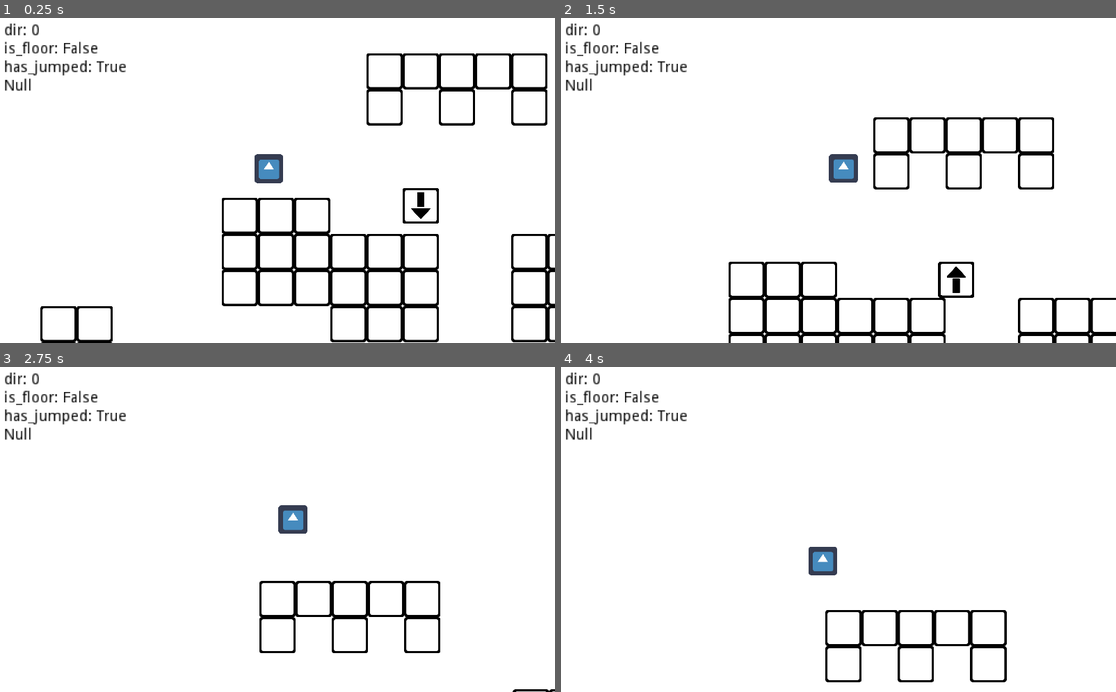
Above: before the commit, frames 1-4 (two rows, left to right).
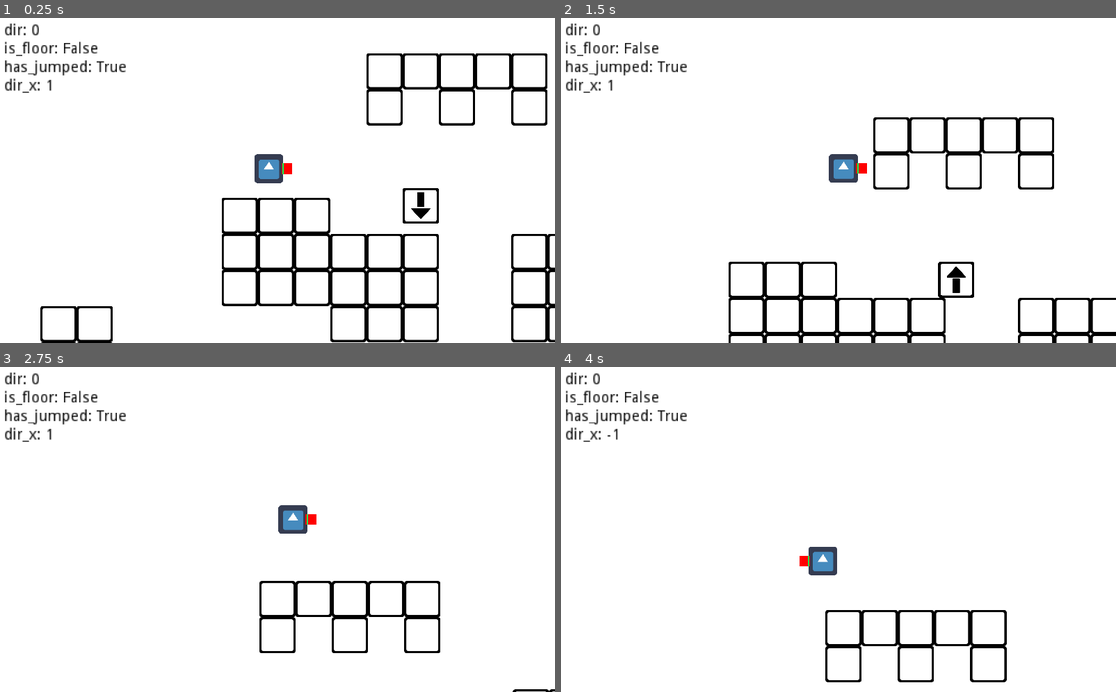
Above: after the commit, the same moments.

Repository: HarmonyHoney/ROTA
Game: Godot game, scene res://src/Node2D.tscn
The game is run twice, just before and just after one commit, with the same random seed, the same clock (stepped at 60 frames per second) and the same inputs. The engine's default icon, where the game draws it, is replaced by a stand-in: a white triangle on a blue panel in a dark square.
Inputs:
- Up to frame 1 (0.25 s): no input
- Up to frame 2 (1.5 s): tap Enter at 0.5 s; hold Right (right) 0.53-1.28 s; tap C (action, bound only after the commit) at 0.6 s; tap X (jump) at 0.77, 1.07 s; tap Q at 0.8, 1.35 s; hold Down (down) from 1.28 s (still down)
- Up to frame 3 (2.75 s): tap X (jump) at 1.52, 1.82, 2.3 s; tap E at 1.55, 2.1 s; release Down (down) at 2.03 s; hold Right (right) from 2.03 s (still down)
- Up to frame 4 (4 s): release Right (right) at 2.78 s; hold Up (up) 2.78-3.53 s; tap X (jump) at 2.85, 3.02, 3.32, 3.77 s; tap C (action, bound only after the commit) at 3.05, 3.6 s; hold Left (left) from 3.53 s (still down); tap Q at 3.8 s

The runs differ from the first frame. In frame 1, 0.2% of the frame differs, in the area x 0-53%, y 18-49%; in frame 2, 0.2%; in frame 3, 0.2%; in frame 4, 0.2%.

Commit message:
hit & push boxes!(: also stepify the position of the box to keep it on the grid!^.^

Diff:
--- a/project.godot
+++ b/project.godot
@@ -7,6 +7,22 @@
 ;   param=value ; assign values to parameters
 
 config_version=4
+
+_global_script_classes=[ {
+"base": "KinematicBody2D",
+"class": "Box",
+"language": "GDScript",
+"path": "res://src/Box.gd"
+}, {
+"base": "KinematicBody2D",
+"class": "Player",
+"language": "GDScript",
+"path": "res://src/Player.gd"
+} ]
+_global_script_class_icons={
+"Box": "",
+"Player": ""
+}
 
 [application]
 
@@ -65,6 +81,12 @@
 , Object(InputEventKey,"resource_local_to_scene":false,"resource_name":"","device":0,"alt":false,"shift":false,"control":false,"meta":false,"command":false,"pressed":false,"scancode":32,"unicode":0,"echo":false,"script":null)
  ]
 }
+action={
+"deadzone": 0.5,
+"events": [ Object(InputEventKey,"resource_local_to_scene":false,"resource_name":"","device":0,"alt":false,"shift":false,"control":false,"meta":false,"command":false,"pressed":false,"scancode":67,"unicode":0,"echo":false,"script":null)
+, Object(InputEventKey,"resource_local_to_scene":false,"resource_name":"","device":0,"alt":false,"shift":false,"control":false,"meta":false,"command":false,"pressed":false,"scancode":75,"unicode":0,"echo":false,"script":null)
+ ]
+}
 reset={
 "deadzone": 0.5,
 "events": [ Object(InputEventKey,"resource_local_to_scene":false,"resource_name":"","device":0,"alt":false,"shift":false,"control":false,"meta":false,"command":false,"pressed":false,"scancode":82,"unicode":0,"echo":false,"script":null)
--- a/src/Box.gd
+++ b/src/Box.gd
@@ -1,6 +1,7 @@
 extends KinematicBody2D
+class_name Box
 
-export var dir := 0 setget _set_dir
+export var dir := 0 setget set_dir
 
 onready var sprite : Sprite = $Sprite
 onready var collision_shape : CollisionShape2D = $CollisionShape2D
@@ -10,6 +11,8 @@
 
 var move_clock := 0.0
 export var move_time := 0.4
+onready var last_pos := position
+var next_move := Vector2.ZERO
 
 var can_move := true
 
@@ -21,7 +24,7 @@
 func rot(arg : Vector2, backwards := false):
 	return arg.rotated(deg2rad((-dir if backwards else dir) * 90))
 
-func _set_dir(arg):
+func set_dir(arg):
 	if arg > 3: dir = 0
 	elif arg < 0: dir = 3
 	else: dir = arg
@@ -31,35 +34,51 @@
 func _input(event):
 	if event is InputEventKey and event.pressed:
 		if event.scancode == KEY_Q:
-			_set_dir(dir - 1)
+			set_dir(dir - 1)
 		elif event.scancode == KEY_E:
-			_set_dir(dir + 1)
+			set_dir(dir + 1)
+
+func push(right := false):
+	move(Vector2(1 if right else -1, 0))
+
+func move(vector := Vector2.ZERO):
+	shrink_shape()
+	move_and_collide(rot(vector) * tile)
+
+	# keep box on grid (:
+	var step = Vector2(stepify(position.x, 50), stepify(position.y, 50)) - position
+	print("box step: ", step)
+	if step != Vector2.ZERO:
+		move_and_collide(step)
+
+	sprite.position -= position - last_pos
+	shrink_shape(false)
+
+	for i in standing_area.get_overlapping_bodies():
+		if i.is_in_group("player"):
+			i.has_jumped = true
+			break
+
+	print("box.position: ", position)
+
+func shrink_shape(shrink := true):
+	collision_shape.shape.extents = Vector2(49, 49) if shrink else Vector2(50, 50)
 
 func _physics_process(delta):
 	if Engine.editor_hint: return
-	var last_pos = position
-
-	collision_shape.shape.extents = Vector2(49, 49)
+	last_pos = position
 
 	# on floor
+	shrink_shape()
 	is_floor = test_move(transform, rot(Vector2(0, tile)))
+	shrink_shape(false)
 
-	# move
+	# move down
 	if !is_floor:
 		move_clock -= delta
 		if move_clock < 0:
 			move_clock = move_time
-			move_and_collide(rot(Vector2(0, tile)))
-			sprite.position -= position - last_pos
-
-			for i in standing_area.get_overlapping_bodies():
-				if i.is_in_group("player"):
-					i.has_jumped = true
-
-	collision_shape.shape.extents = Vector2(50, 50)
+			move(Vector2(0, 1))
 
 	# lerp sprite
 	sprite.position = sprite.position.linear_interpolate(Vector2.ZERO, delta * 5.0)
-
-	if position != last_pos:
-		print("box.position: ", position)
--- a/src/Node2D.tscn
+++ b/src/Node2D.tscn
@@ -21,28 +21,34 @@
 0/navigation_offset = Vector2( 0, 0 )
 0/shape_offset = Vector2( 0, 0 )
 0/shape_transform = Transform2D( 1, 0, 0, 1, 0, 0 )
-0/shape = SubResource( 5 )
+0/shape = SubResource( 1 )
 0/shape_one_way = false
 0/shape_one_way_margin = 1.0
 0/shapes = [ {
 "autotile_coord": Vector2( 0, 0 ),
 "one_way": false,
 "one_way_margin": 1.0,
-"shape": SubResource( 5 ),
+"shape": SubResource( 1 ),
 "shape_transform": Transform2D( 1, 0, 0, 1, 0, 0 )
 } ]
 0/z_index = 0
 
-[sub_resource type="RectangleShape2D" id=7]
+[sub_resource type="RectangleShape2D" id=3]
 extents = Vector2( 40, 40 )
 
-[sub_resource type="RectangleShape2D" id=6]
+[sub_resource type="RectangleShape2D" id=7]
+extents = Vector2( 15, 15 )
+
+[sub_resource type="RectangleShape2D" id=8]
+extents = Vector2( 2, 15 )
+
+[sub_resource type="RectangleShape2D" id=4]
 extents = Vector2( 50, 50 )
 
-[sub_resource type="RectangleShape2D" id=8]
+[sub_resource type="RectangleShape2D" id=5]
 extents = Vector2( 50, 60 )
 
-[sub_resource type="RectangleShape2D" id=9]
+[sub_resource type="RectangleShape2D" id=6]
 extents = Vector2( 60, 50 )
 
 [node name="Node2D" type="Node2D"]
@@ -96,7 +102,39 @@
 texture = ExtResource( 2 )
 
 [node name="CollisionShape2D" type="CollisionShape2D" parent="Player"]
+shape = SubResource( 3 )
+
+[node name="HitArea" type="Area2D" parent="Player"]
+position = Vector2( 50, 0 )
+
+[node name="CollisionShape2D" type="CollisionShape2D" parent="Player/HitArea"]
 shape = SubResource( 7 )
+
+[node name="ColorRect" type="ColorRect" parent="Player/HitArea/CollisionShape2D"]
+margin_left = -15.0
+margin_top = -15.0
+margin_right = 15.0
+margin_bottom = 15.0
+color = Color( 1, 0, 0, 1 )
+__meta__ = {
+"_edit_use_anchors_": false
+}
+
+[node name="PushArea" type="Area2D" parent="Player"]
+position = Vector2( 40, 0 )
+
+[node name="CollisionShape2D" type="CollisionShape2D" parent="Player/PushArea"]
+shape = SubResource( 8 )
+
+[node name="ColorRect" type="ColorRect" parent="Player/PushArea/CollisionShape2D"]
+margin_left = -2.0
+margin_top = -15.0
+margin_right = 2.0
+margin_bottom = 15.0
+color = Color( 0, 1, 0.345098, 1 )
+__meta__ = {
+"_edit_use_anchors_": false
+}
 
 [node name="Box" type="KinematicBody2D" parent="."]
 position = Vector2( 850, 150 )
@@ -107,12 +145,14 @@
 texture = ExtResource( 5 )
 
 [node name="CollisionShape2D" type="CollisionShape2D" parent="Box"]
-shape = SubResource( 6 )
+shape = SubResource( 4 )
 
 [node name="StandingArea" type="Area2D" parent="Box"]
 
 [node name="CollisionShape2D" type="CollisionShape2D" parent="Box/StandingArea"]
-shape = SubResource( 8 )
+shape = SubResource( 5 )
 
 [node name="CollisionShape2D2" type="CollisionShape2D" parent="Box/StandingArea"]
-shape = SubResource( 9 )
+shape = SubResource( 6 )
+
+[connection signal="body_entered" from="Player/PushArea" to="Player" method="_on_PushArea_body_entered"]
--- a/src/Player.gd
+++ b/src/Player.gd
@@ -1,4 +1,5 @@
 extends KinematicBody2D
+class_name Player
 
 var velocity := Vector2.ZERO
 var move_velocity := Vector2.ZERO
@@ -13,9 +14,12 @@
 export var dir := 0
 
 onready var sprite : Sprite = $Sprite
+onready var hit_area : Area2D = $HitArea
+onready var push_area : Area2D = $PushArea
 
 var is_floor := false
 var has_jumped := true
+var dir_x := 1
 
 var label : Label
 var readout = []
@@ -38,11 +42,16 @@
 
 	sprite.rotation_degrees = dir * 90
 	camera.target_angle += 90 if right else -90
+	update_areas()
+
+func update_areas():
+	hit_area.position = rot(Vector2(50 * dir_x, 0))
+	push_area.position = rot(Vector2(40 * dir_x, 0))
+	push_area.rotation_degrees = dir * 90
 
 func _input(event):
 	if event.is_action_pressed("reset"):
 		get_tree().reload_current_scene()
-
 
 func _physics_process(delta):
 	if Engine.editor_hint: return
@@ -53,6 +62,10 @@
 
 	# input
 	var joy = Vector2(btn.d("right") - btn.d("left"), btn.d("down") - btn.d("up"))
+
+	if joy.x != 0:
+		dir_x = joy.x
+		update_areas()
 
 	# on floor
 	is_floor = test_move(transform, rot(Vector2.DOWN))
@@ -83,10 +96,20 @@
 		if test_move(transform, rot(Vector2(0, -1))):
 			jump_clock = 0
 
+	# hit box
+	if btn.p("action"):
+		for i in hit_area.get_overlapping_bodies():
+			if i is Box:
+				i.set_dir(dir - dir_x)
+				i.move_clock = 0
+				break
 
 	# apply movement
 	move_velocity = move_and_slide(rot(velocity))
 	velocity = rot(move_velocity, true)
+
+
+
 
 	# camera
 	camera.position = position
@@ -95,7 +118,14 @@
 	readout[0] = "dir: " + str(dir)
 	readout[1] = "is_floor: " + str(is_floor)
 	readout[2] = "has_jumped: " + str(has_jumped)
+	readout[3] = "dir_x: " + str(dir_x)
 
 	label.text = ""
 	for i in readout:
 		label.text += str(i) + "\n"
+
+
+
+func _on_PushArea_body_entered(body):
+	if is_floor and body is Box:
+		body.push(dir_x == 1)
Not shown: 2 places in src/Node2D.tscn that only renumber resources
